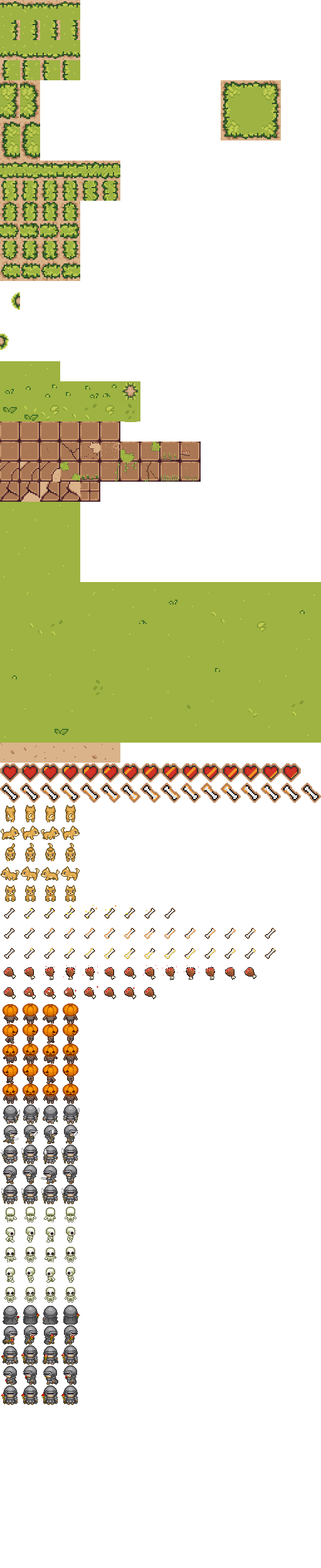
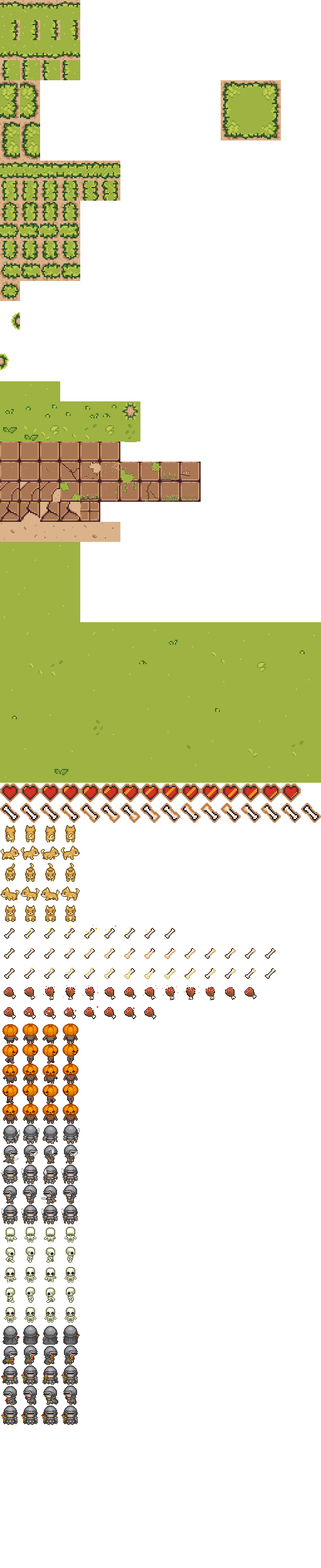
The second 321px x 1568px image is a revision of the first. Changes to its layers:
added layer "main copy" above "main copy #1" over box(0, 521, 121, 542)
added layer "main copy #1" above "main" over box(0, 545, 321, 783)
painted on "main" over box(0, 280, 321, 1425)
